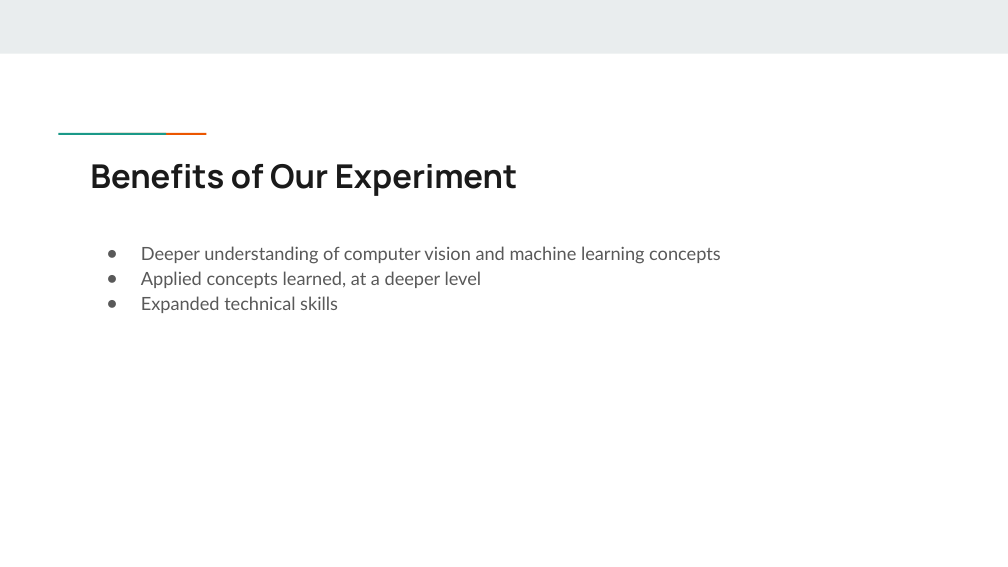
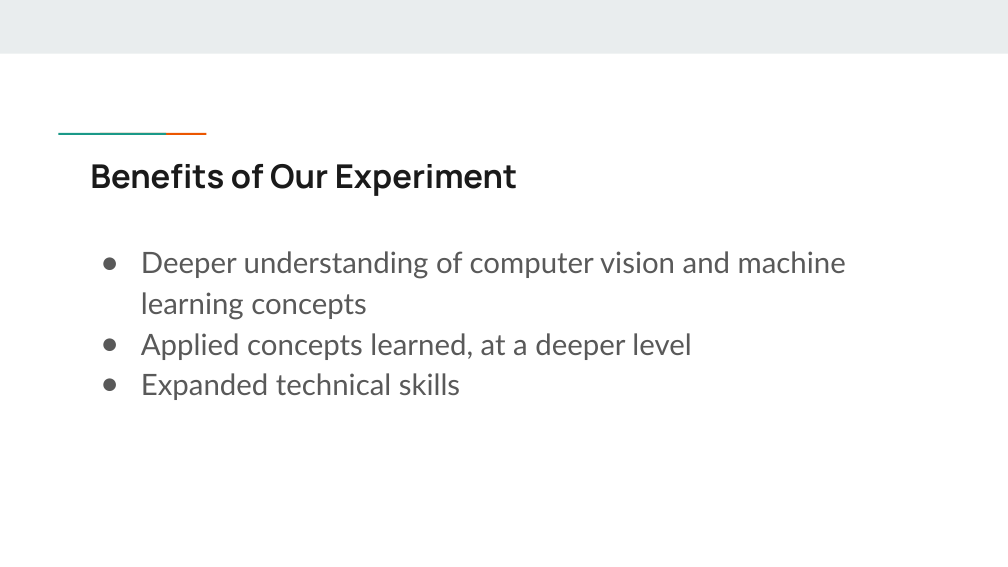
Before and after one commit to lisanvo/aai501-final-project, a slide deck: slide 25 of pptxslides.pptx (slide 22 before the commit). Drawn at 1008x567 pixels with LibreOffice and Linux fonts; fonts in the diff are those of the drawing. Boxes give left, top, right and bottom in pixels: in the first picture for what was removed or moved away, otherwise in the second. Text is boxed around its words. In the diff, an @@ line names an element or a change of style, - is before the commit and + after.

```diff
--- a/pptxslides.pptx
+++ b/pptxslides.pptx
@@ text "Deeper understanding of computer vision ..." at (x1=141, y1=251, x2=846, y2=400): size 13 to 21 pt; indent changed @@
```
Also in this commit, not shown: 5 other slides changed, 6 slides added, 2 slides removed, 49 other files.
